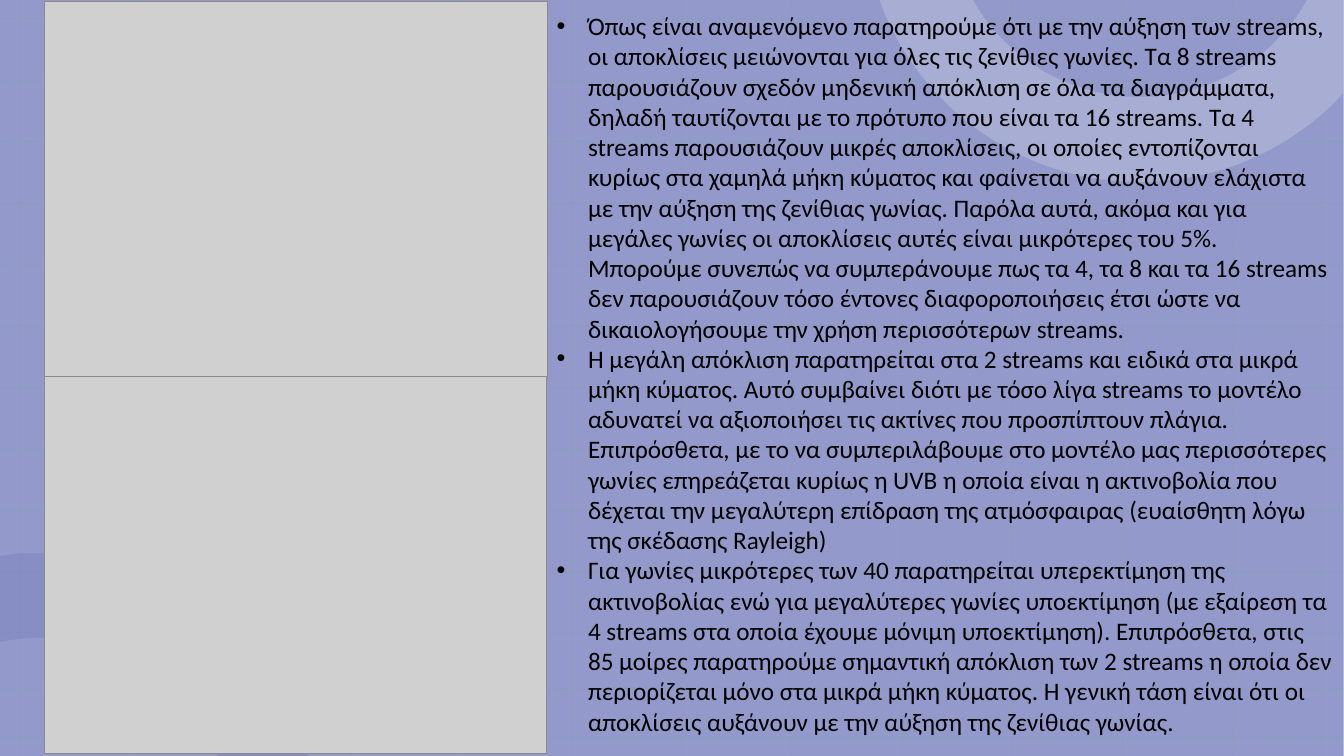
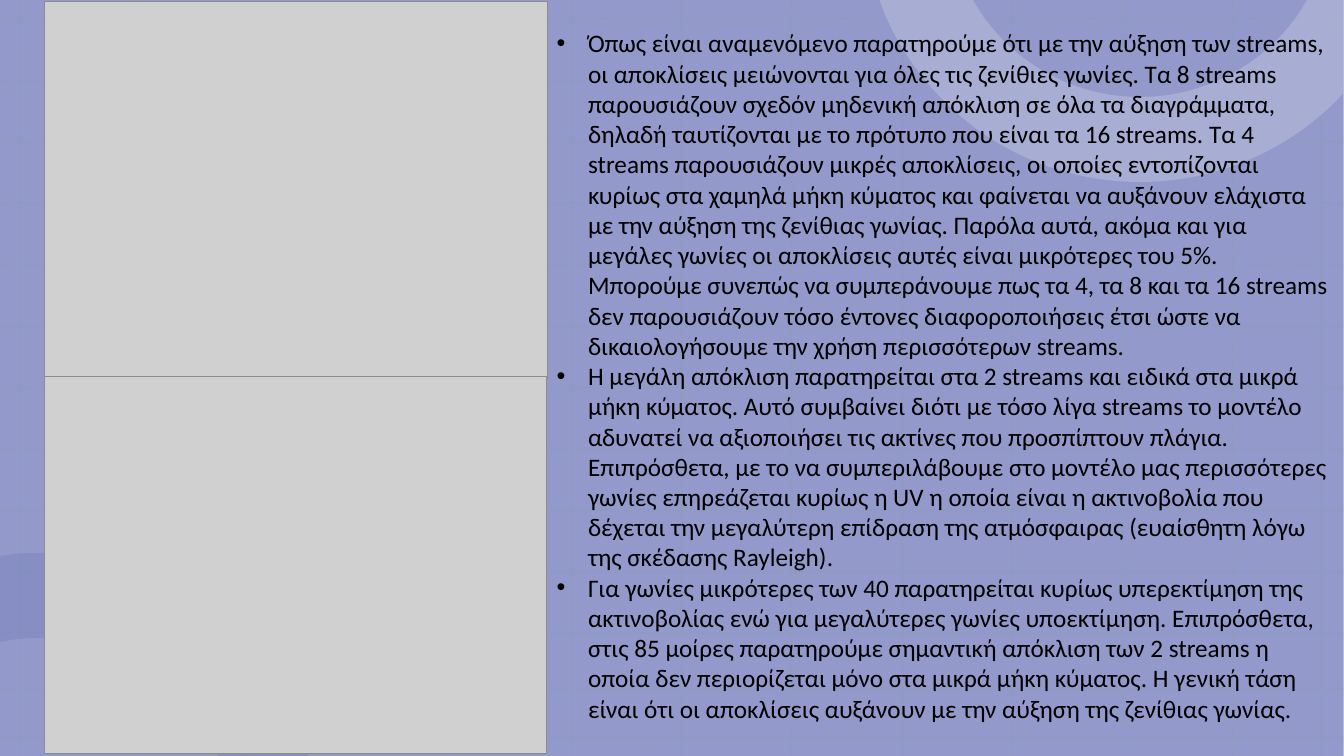
Before and after one commit to nadezsha/MSc---Applied-Meteorology-and-Environmental-Physics, a slide deck: slide 4 of Radiation and Atmosphere Interaction/Report 2/ΕργασίαΔύο.pptx. Drawn at 1344x756 pixels with LibreOffice and Linux fonts; fonts in the diff are those of the drawing; grey boxes stand for pictures. Boxes give left, top, right and bottom in pixels: in the first picture for what was removed or moved away, otherwise in the second. Text is boxed around its words. In the diff, an @@ line names an element or a change of style, - is before the commit and + after.

Commit message:
fixed a few typos

```diff
--- a/Radiation and Atmosphere Interaction/Report 2/ΕργασίαΔύο.pptx
+++ b/Radiation and Atmosphere Interaction/Report 2/ΕργασίαΔύο.pptx
@@ text "Όπως είναι αναμενόμενο παρατηρούμε ότι ..." moved from (x1=588, y1=17, x2=1332, y2=735) to (x1=588, y1=34, x2=1327, y2=722) @@
@@ text at (x1=588, y1=367, x2=1326, y2=722): text changed @@
-• Η μεγάλη απόκλιση παρατηρείται στα 2 streams και ειδικά στα μικρά μήκη κύματος. Αυτό συμβαίνει διότι με τόσο λίγα streams το μοντέλο αδυνατεί να αξιοποιήσει τις ακτίνες που προσπίπτουν πλάγια. Επιπρόσθετα, με το να συμπεριλάβουμε στο μοντέλο μας περισσότερες γωνίες επηρεάζεται κυρίως η UVB η οποία είναι η ακτινοβολία που δέχεται την μεγαλύτερη επίδραση της ατμόσφαιρας (ευαίσθητη λόγω της σκέδασης Rayleigh)
-• Για γωνίες μικρότερες των 40 παρατηρείται υπερεκτίμηση της ακτινοβολίας ενώ για μεγαλύτερες γωνίες υποεκτίμηση (με εξαίρεση τα 4 streams στα οποία έχουμε μόνιμη υποεκτίμηση). Επιπρόσθετα, στις 85 μοίρες παρατηρούμε σημαντική απόκλιση των 2 streams η οποία δεν περιορίζεται μόνο στα μικρά μήκη κύματος. Η γενική τάση είναι ότι οι αποκλίσεις αυξάνουν με την αύξηση της ζενίθιας γωνίας.
+• Η μεγάλη απόκλιση παρατηρείται στα 2 streams και ειδικά στα μικρά μήκη κύματος. Αυτό συμβαίνει διότι με τόσο λίγα streams το μοντέλο αδυνατεί να αξιοποιήσει τις ακτίνες που προσπίπτουν πλάγια. Επιπρόσθετα, με το να συμπεριλάβουμε στο μοντέλο μας περισσότερες γωνίες επηρεάζεται κυρίως η UV η οποία είναι η ακτινοβολία που δέχεται την μεγαλύτερη επίδραση της ατμόσφαιρας (ευαίσθητη λόγω της σκέδασης Rayleigh).
+• Για γωνίες μικρότερες των 40 παρατηρείται κυρίως υπερεκτίμηση της ακτινοβολίας ενώ για μεγαλύτερες γωνίες υποεκτίμηση. Επιπρόσθετα, στις 85 μοίρες παρατηρούμε σημαντική απόκλιση των 2 streams η οποία δεν περιορίζεται μόνο στα μικρά μήκη κύματος. Η γενική τάση είναι ότι οι αποκλίσεις αυξάνουν με την αύξηση της ζενίθιας γωνίας.
```
Also in this commit, not shown: 4 other slides changed.
